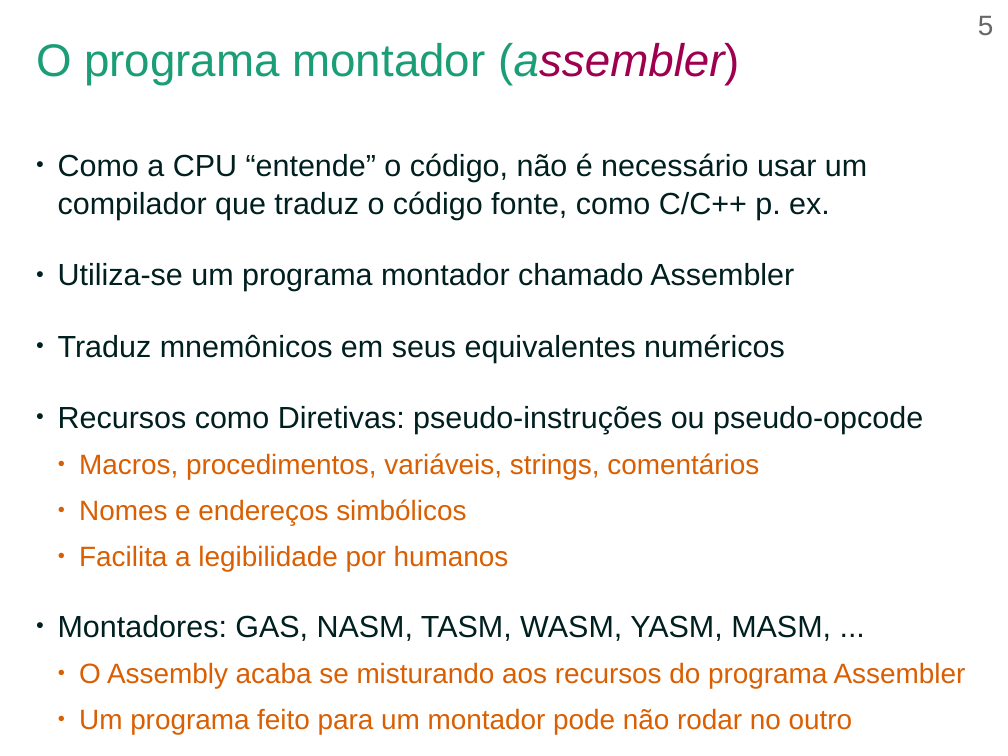
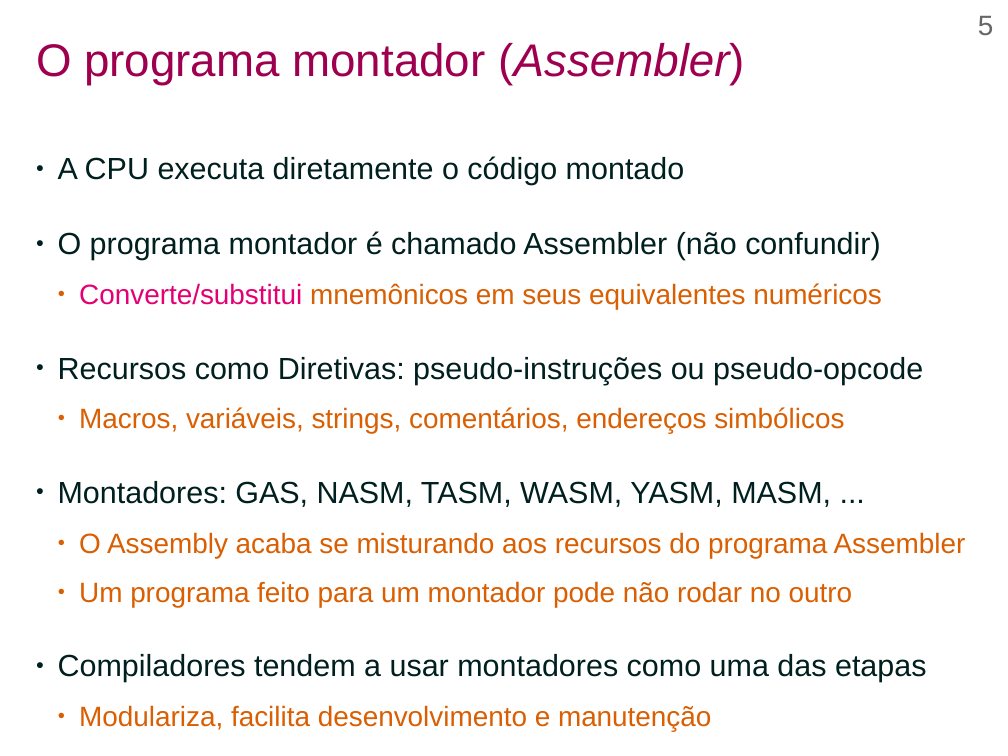
Before and after one commit to efurlanm/teaching, a slide deck: slide 5 of aed/AED-U1S2-Assembly.odp. Drawn at 1008x756 pixels with LibreOffice and Linux fonts; fonts in the diff are those of the drawing; background and template pictures are left out. Boxes give left, top, right and bottom in pixels: in the first picture for what was removed or moved away, otherwise in the second. Text is boxed around its words. In the diff, an @@ line names an element or a change of style, - is before the commit and + after.

```diff
--- a/aed/AED-U1S2-Assembly.odp
+++ b/aed/AED-U1S2-Assembly.odp
@@ title at [36, 43, 745, 85]: text changed; text colour #1B9E77 to #9E004F @@
-O programa montador (assembler)
+O programa montador (Assembler)
@@ text at [58, 156, 881, 260]: text changed @@
-● Como a CPU “entende” o código, não é necessário usar um compilador que traduz o código fonte, como C/C++ p. ex.
-● Utiliza-se um programa montador chamado Assembler
-● Traduz mnemônicos em seus equivalentes numéricos
+● A CPU executa diretamente o código montado
+● O programa montador é chamado Assembler (não confundir)
+  ● Converte/substitui mnemônicos em seus equivalentes numéricos
@@ text at [58, 357, 966, 607]: line spacing 1.05 to 1.15 @@
@@ text at [79, 407, 844, 434]: text changed @@
-  ● Macros, procedimentos, variáveis, strings, comentários
-  ● Nomes e endereços simbólicos
-  ● Facilita a legibilidade por humanos
+  ● Macros, variáveis, strings, comentários, endereços simbólicos
@@ text at [58, 654, 926, 731]: paragraphs added @@
+● Compiladores tendem a usar montadores como uma das etapas
+  ● Modulariza, facilita desenvolvimento e manutenção
```
Also in this commit, not shown: 30 other slides changed, 18 other files.
